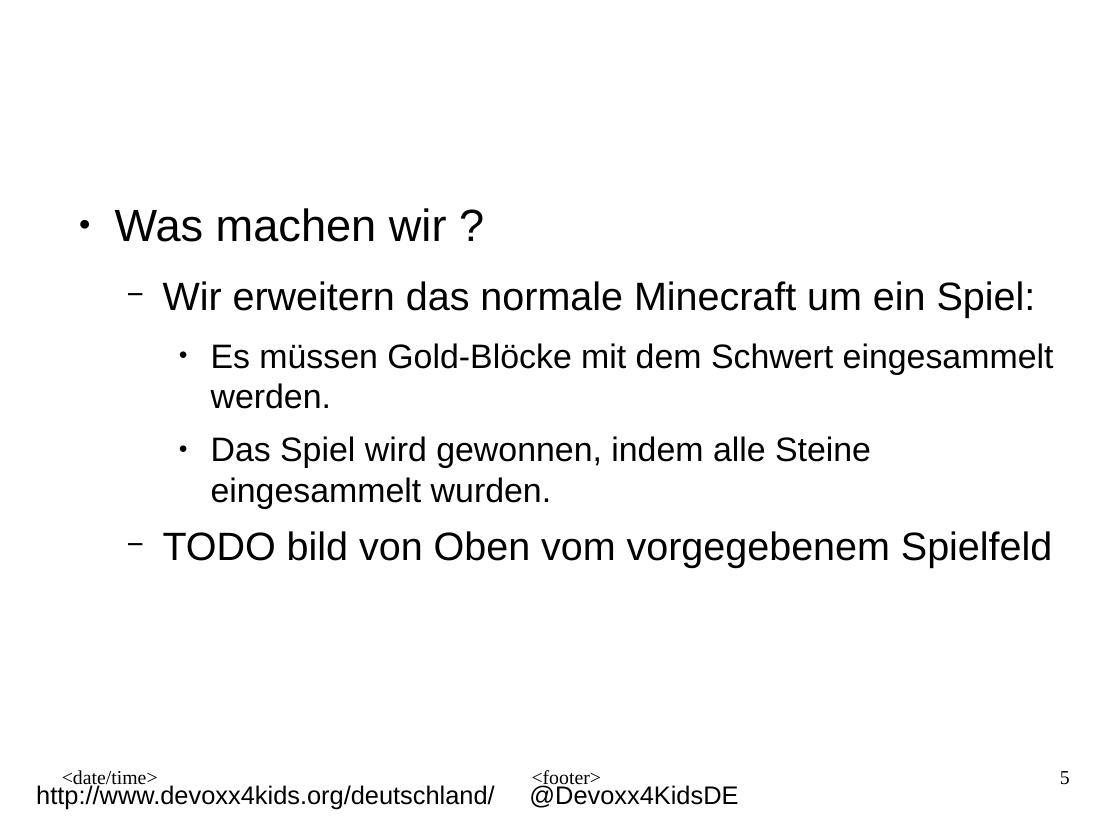
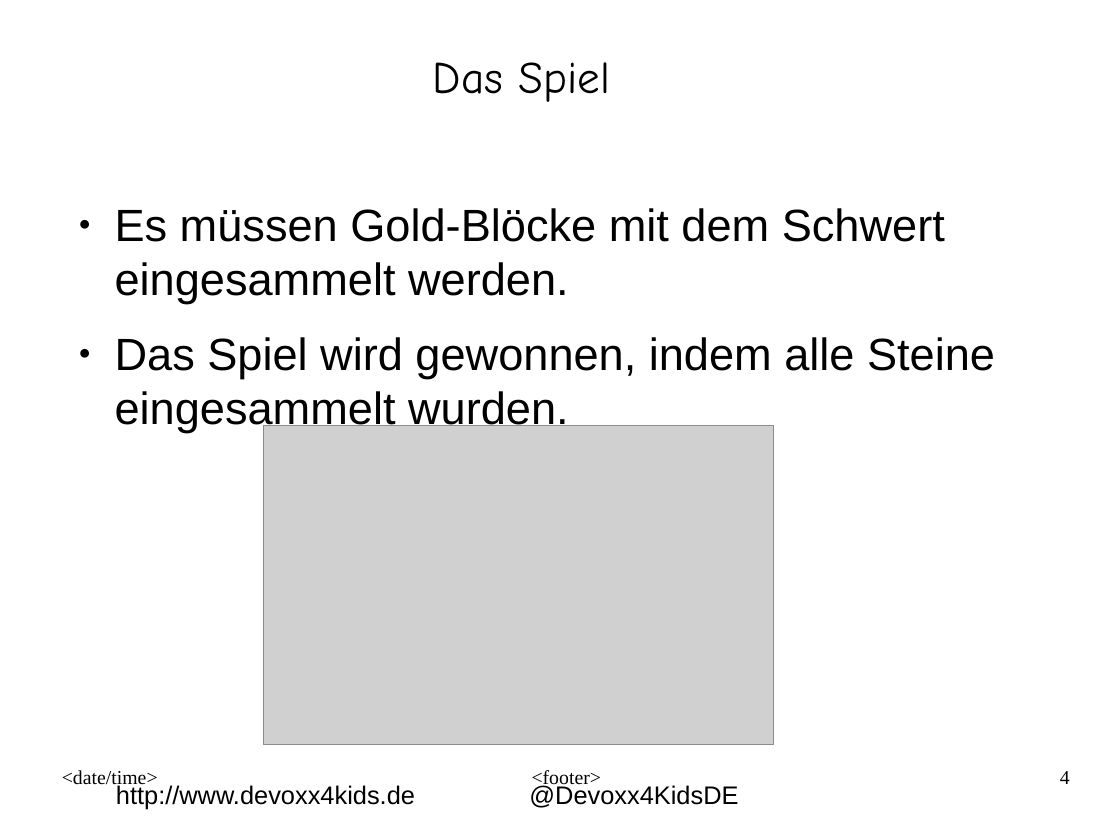
Before and after one commit to Devoxx4KidsDE/workshop-minecraft-modding-raspberry-pi, a slide deck: slide 4 of presentation/minecraft@pi_de.odp (slide 5 before the commit). Drawn at 1120x840 pixels with LibreOffice and Linux fonts; fonts in the diff are those of the drawing; grey boxes stand for pictures; background and template pictures are left out. Boxes give left, top, right and bottom in pixels: in the first picture for what was removed or moved away, otherwise in the second. Text is boxed around its words. In the diff, an @@ line names an element or a change of style, - is before the commit and + after.

```diff
--- a/presentation/minecraft@pi_de.odp
+++ b/presentation/minecraft@pi_de.odp
@@ text added at [433, 62, 610, 102], 32 pt, text #000000 @@
+Das Spiel
@@ text "Es müssen Gold-Blöcke mit dem ..." at [115, 208, 995, 432]: size 24 to 32 pt; list level 3 to 1 in "Es müssen Gold-Blöcke mit dem ..."; list level 3 to 1 in "Das Spiel wird gewonnen, indem ..." @@
@@ text at [115, 208, 1036, 318]: paragraphs removed @@
-● Was machen wir ?
-  − Wir erweitern das normale Minecraft um ein Spiel:
@@ picture added at [263, 426, 773, 745] @@
@@ text at [163, 531, 1052, 568]: paragraph removed @@
-  − TODO bild von Oben vom vorgegebenem Spielfeld
@@ page number at [1060, 771, 1070, 784]: text changed @@
-5
+4
@@ text at [116, 784, 415, 810]: text changed @@
-http://www.devoxx4kids.org/deutschland/
+http://www.devoxx4kids.de
```
Also in this commit, not shown: 5 other slides changed, 3 slides added, 3 slides removed, 10 other files.
